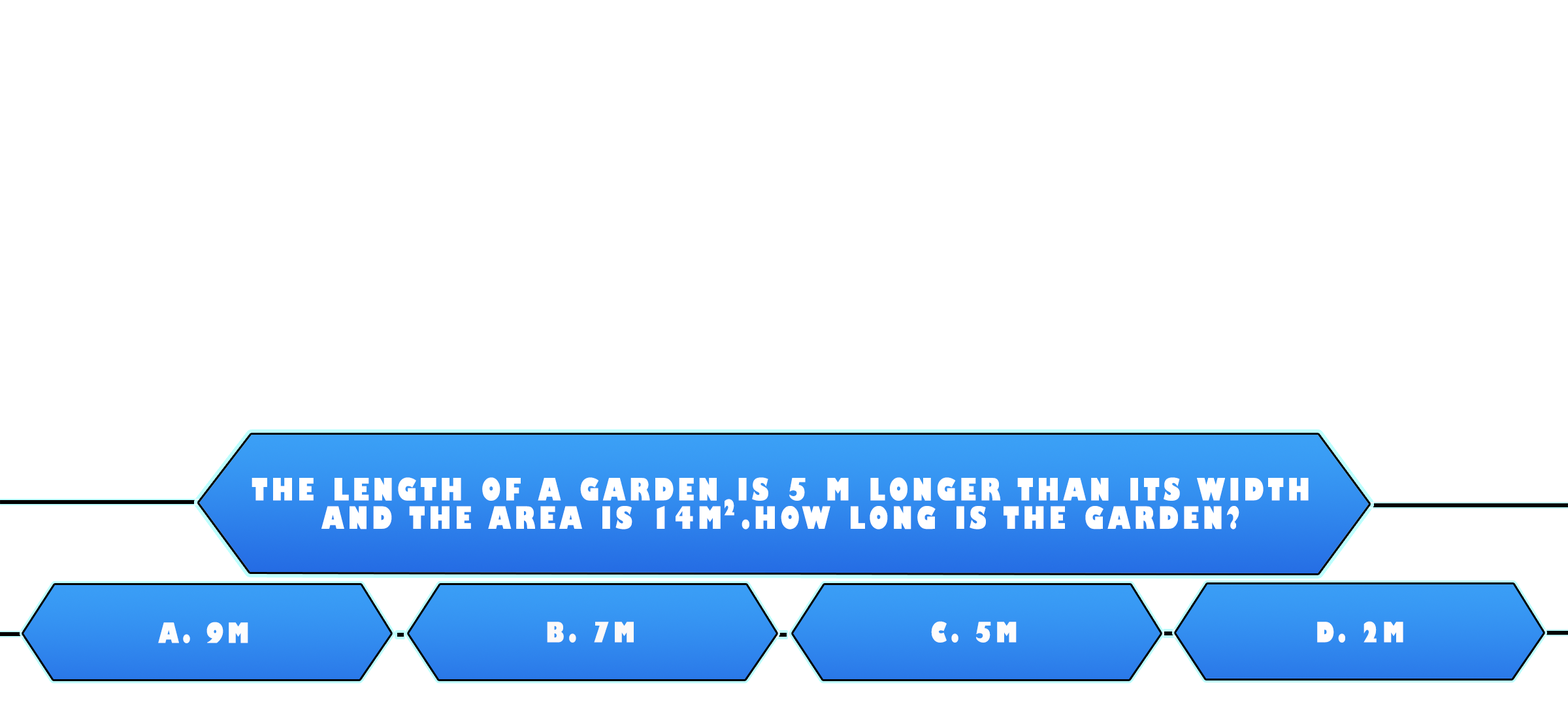
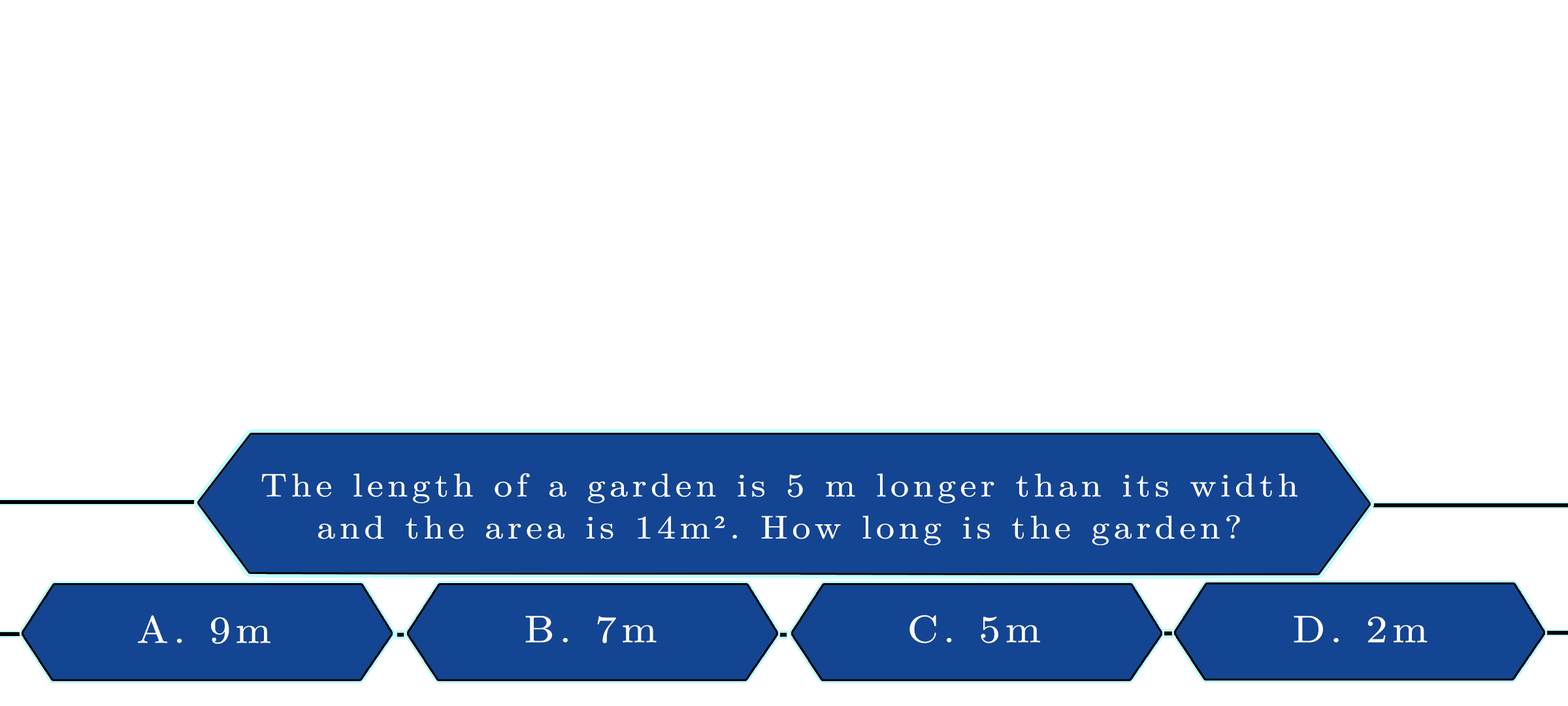
The second 1568 × 706 image is a revision of the first. Changes to its layers:
hid "2" (1st of 2, in "Group 2") over (723, 498, 735, 516)
painted on "The length of a garden is 5 m longer than its width and the are" over (251, 473, 1309, 545)
painted on "Layer 7" over (199, 434, 1369, 573)
painted on "D. 2m" over (1293, 615, 1428, 643)
painted on "Layer 9" over (1176, 584, 1544, 679)
painted on "C. 5m" over (909, 614, 1041, 643)
painted on "Layer 9 copy" over (793, 584, 1161, 679)
painted on "B. 7m" over (525, 615, 657, 643)
painted on "Layer 9 copy 2" over (408, 584, 777, 679)
painted on "A. 9m" over (137, 614, 271, 644)
painted on "Layer 9 copy 3" over (23, 584, 391, 679)
